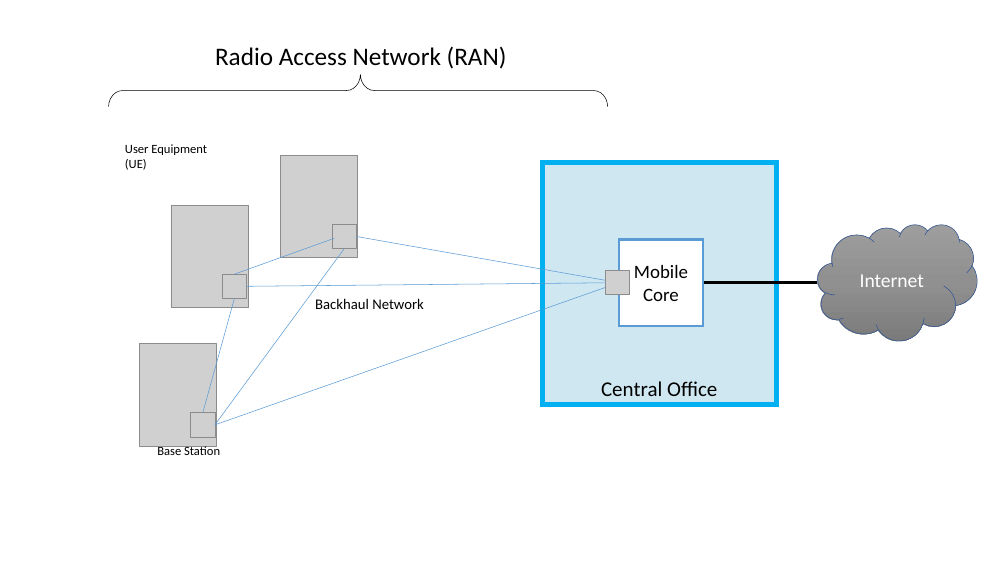
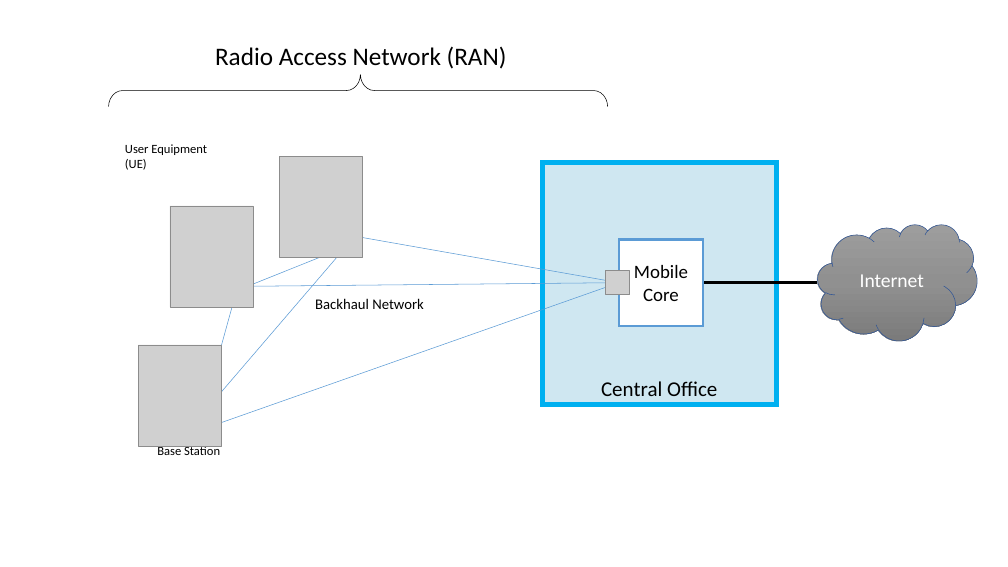
Before and after one commit to SystemsApproach/sdn, a slide deck: slide 55 of figures-alt.pptx. Drawn at 1008x567 pixels with LibreOffice and Linux fonts; fonts in the diff are those of the drawing; grey boxes stand for pictures; background and template pictures are left out. Boxes give left, top, right and bottom in pixels: in the first picture for what was removed or moved away, otherwise in the second. Text is boxed around its words. In the diff, an @@ line names an element or a change of style, - is before the commit and + after.

```diff
--- a/figures-alt.pptx
+++ b/figures-alt.pptx
@@ picture: place and size @@
-picture at (281, 155, 358, 257)
+picture at (279, 157, 362, 258)
@@ picture: place and size @@
-picture at (171, 205, 248, 307)
+picture at (170, 206, 253, 307)
@@ picture removed at (332, 225, 356, 249) @@
@@ line moved from (215, 425) - (344, 249) to (203, 414) - (344, 249) @@
@@ line moved from (234, 274) - (334, 238) to (247, 287) - (344, 247) @@
@@ picture removed at (222, 274, 247, 299) @@
@@ picture: place and size @@
-picture at (139, 343, 216, 445)
+picture at (138, 345, 222, 446)
@@ picture removed at (191, 413, 215, 437) @@
```
Also in this commit, not shown: 3 other slides changed.
